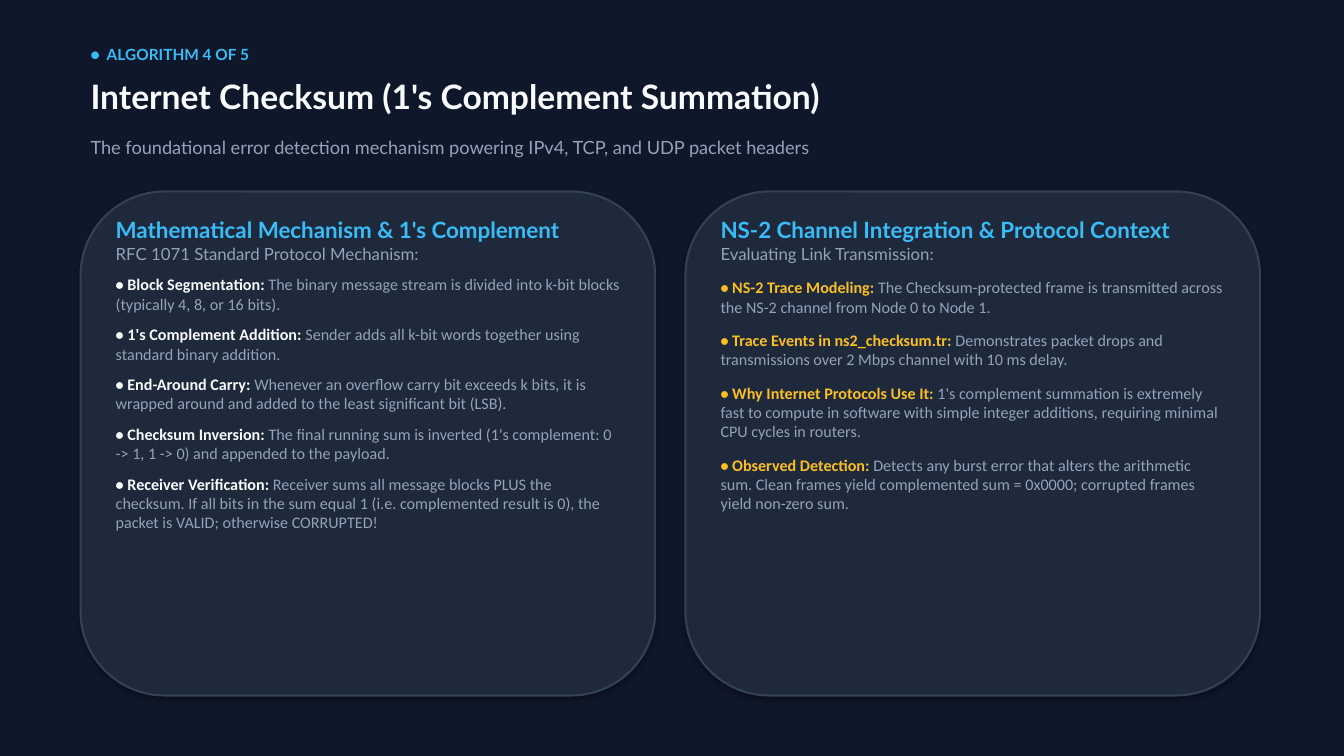
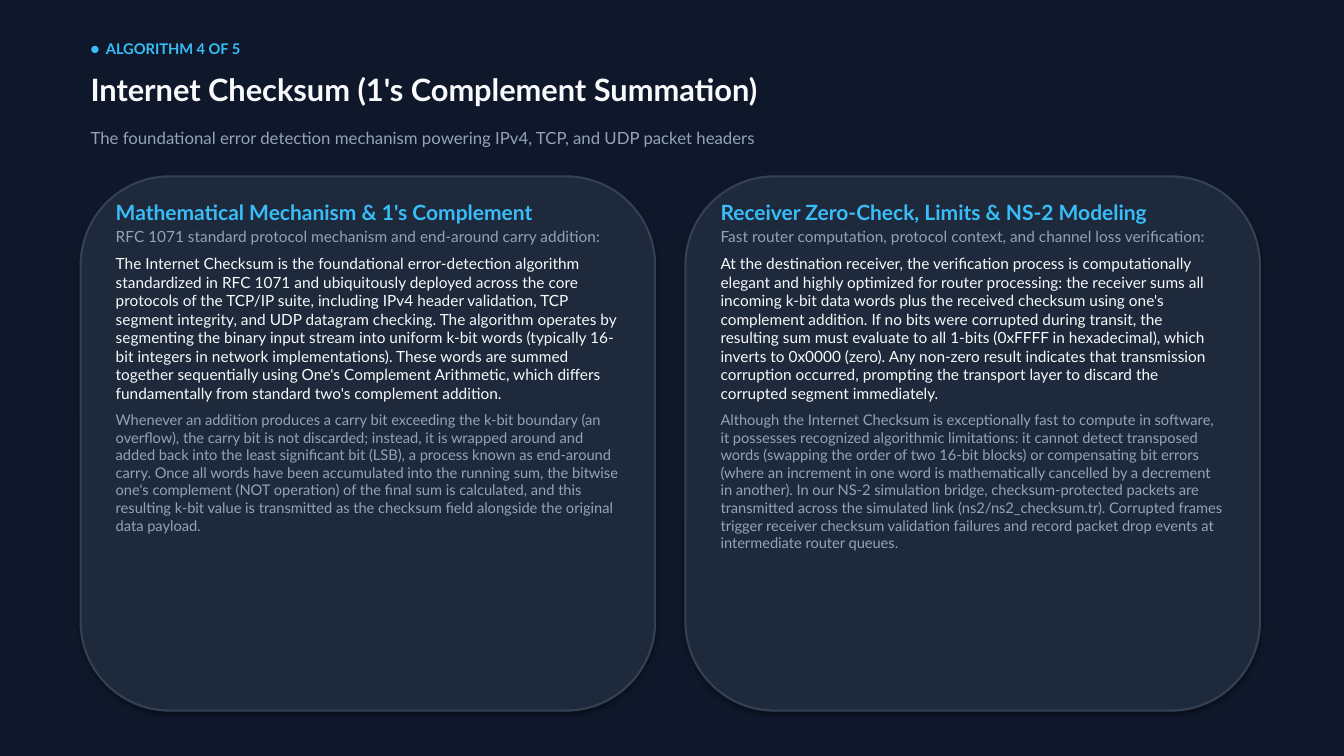
Before and after one commit to Amanyadav201205/errordetection, a slide deck: slide 7 of Error_Detection_and_Correction_Presentation.pptx. Drawn at 1344x756 pixels with LibreOffice and Linux fonts; fonts in the diff are those of the drawing. Boxes give left, top, right and bottom in pixels: in the first picture for what was removed or moved away, otherwise in the second. Text is boxed around its words. In the diff, an @@ line names an element or a change of style, - is before the commit and + after.

Commit message:
Update presentation with comprehensive, in-depth paragraph explanations across all 12 slides and NS-2 integration

```diff
--- a/Error_Detection_and_Correction_Presentation.pptx
+++ b/Error_Detection_and_Correction_Presentation.pptx
@@ text "● ALGORITHM 4 OF 5" at (106,43,241,54): size 11 to 10.5 pt @@
@@ text "Internet Checksum (1's Complement Summation)" at (91,77,757,106): size 24 to 22 pt @@
@@ text "The foundational error detection mechanism ...": place and size @@
-text "The foundational error detection mechanism ..." at (91,140,809,157)
+text "The foundational error detection mechanism ..." at (91,131,754,147)
@@ text "The foundational error detection mechanism ..." at (91,131,754,147): size 13 to 12 pt @@
@@ rounded rectangle: place and size @@
-rounded rectangle at (81,192,655,696)
+rounded rectangle at (81,176,655,711)
@@ rounded rectangle: place and size @@
-rounded rectangle at (686,192,1260,696)
+rounded rectangle at (686,176,1260,711)
@@ text "Mathematical Mechanism & 1's Complement": place and size @@
-text "Mathematical Mechanism & 1's Complement" at (116,221,620,531)
+text "Mathematical Mechanism & 1's Complement" at (116,204,618,534)
@@ text at (116,204,532,224): size 16 to 15 pt in "Mathematical Mechanism & 1's Complement" @@
@@ text at (721,204,1223,551): text changed; size 11.5 to 11 pt; font Calibri to Lato @@
-NS-2 Channel Integration & Protocol Context
-Evaluating Link Transmission:
-• NS-2 Trace Modeling: The Checksum-protected frame is transmitted across the NS-2 channel from Node 0 to Node 1.
-• Trace Events in ns2_checksum.tr: Demonstrates packet drops and transmissions over 2 Mbps channel with 10 ms delay.
-• Why Internet Protocols Use It: 1's complement summation is extremely fast to compute in software with simple integer additions, requiring minimal CPU cycles in routers.
-• Observed Detection: Detects any burst error that alters the arithmetic sum. Clean frames yield complemented sum = 0x0000; corrupted frames yield non-zero sum.
+Receiver Zero-Check, Limits & NS-2 Modeling
+Fast router computation, protocol context, and channel loss verification:
+At the destination receiver, the verification process is computationally elegant and highly optimized for router processing: the receiver sums all incoming k-bit data words plus the received checksum using one's complement addition. If no bits were corrupted during transit, the resulting sum must evaluate to all 1-bits (0xFFFF in hexadecimal), which inverts to 0x0000 (zero). Any non-zero result indicates that transmission corruption occurred, prompting the transport layer to discard the corrupted segment immediately.
+Although the Internet Checksum is exceptionally fast to compute in software, it possesses recognized algorithmic limitations: it cannot detect transposed words (swapping the order of two 16-bit blocks) or compensating bit errors (where an increment in one word is mathematically cancelled by a decrement in another). In our NS-2 simulation bridge, checksum-protected packets are transmitted across the simulated link (ns2/ns2_checksum.tr). Corrupted frames trigger receiver checksum validation failures and record packet drop events at intermediate router queues.
@@ text at (116,230,618,534): text changed; size 11.5 to 11 pt; font Calibri to Lato; text colour #94A3B8 to #F8FAFC @@
-RFC 1071 Standard Protocol Mechanism:
-• Block Segmentation: The binary message stream is divided into k-bit blocks (typically 4, 8, or 16 bits).
-• 1's Complement Addition: Sender adds all k-bit words together using standard binary addition.
-• End-Around Carry: Whenever an overflow carry bit exceeds k bits, it is wrapped around and added to the least significant bit (LSB).
-• Checksum Inversion: The final running sum is inverted (1's complement: 0 -> 1, 1 -> 0) and appended to the payload.
-• Receiver Verification: Receiver sums all message blocks PLUS the checksum. If all bits in the sum equal 1 (i.e. complemented result is 0), the packet is VALID; otherwise CORRUPTED!
+RFC 1071 standard protocol mechanism and end-around carry addition:
+The Internet Checksum is the foundational error-detection algorithm standardized in RFC 1071 and ubiquitously deployed across the core protocols of the TCP/IP suite, including IPv4 header validation, TCP segment integrity, and UDP datagram checking. The algorithm operates by segmenting the binary input stream into uniform k-bit words (typically 16-bit integers in network implementations). These words are summed together sequentially using One's Complement Arithmetic, which differs fundamentally from standard two's complement addition.
+Whenever an addition produces a carry bit exceeding the k-bit boundary (an overflow), the carry bit is not discarded; instead, it is wrapped around and added back into the least significant bit (LSB), a process known as end-around carry. Once all words have been accumulated into the running sum, the bitwise one's complement (NOT operation) of the final sum is calculated, and this resulting k-bit value is transmitted as the checksum field alongside the original data payload.
```
Also in this commit, not shown: 10 other slides changed, 1 slide added, 1 slide removed, 4 other files.
